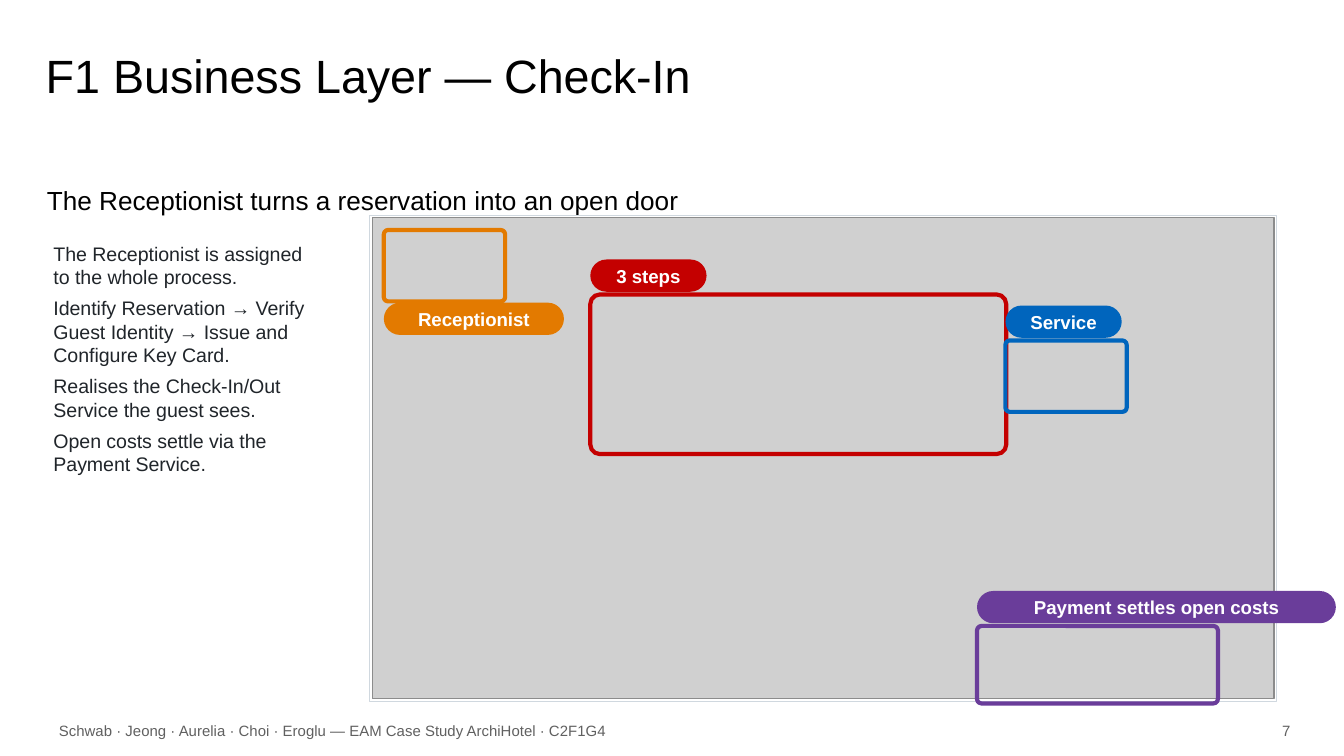
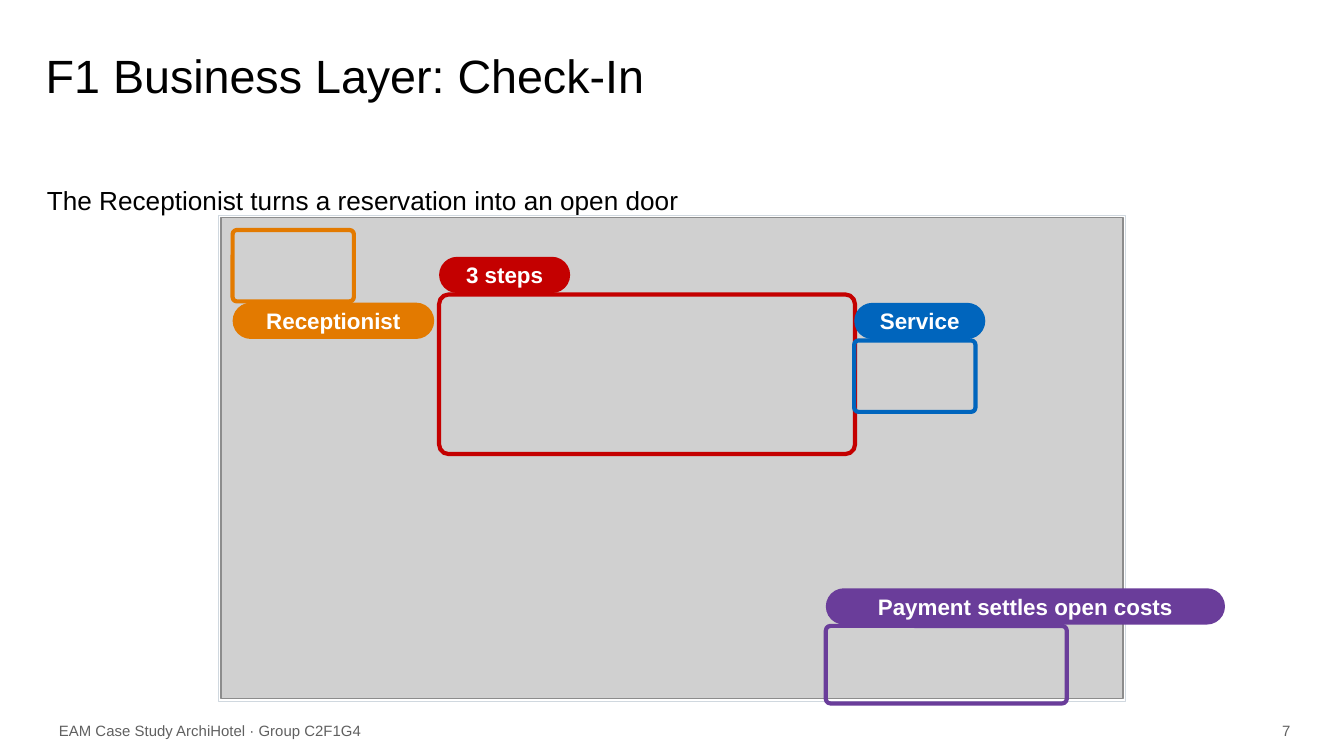
Before and after one commit to KatrinSchw/enterprise-architecture-model, a slide deck: slide 7 of slides/C2F1G4.pptx. Drawn at 1344x756 pixels with LibreOffice and Linux fonts; fonts in the diff are those of the drawing; grey boxes stand for pictures; background and template pictures are left out. Boxes give left, top, right and bottom in pixels: in the first picture for what was removed or moved away, otherwise in the second. Text is boxed around its words. In the diff, an @@ line names an element or a change of style, - is before the commit and + after.

```diff
--- a/slides/C2F1G4.pptx
+++ b/slides/C2F1G4.pptx
@@ title at [46, 59, 644, 102]: text changed @@
-F1 Business Layer — Check-In
+F1 Business Layer: Check-In
@@ text removed at [53, 246, 305, 475] @@
-The Receptionist is assigned to the whole process.
-Identify Reservation → Verify Guest Identity → Issue and Configure Key Card.
-Realises the Check-In/Out Service the guest sees.
-Open costs settle via the Payment Service.
@@ rounded rectangle "3 steps": place and size @@
-rounded rectangle "3 steps" at [590, 259, 706, 292]
+rounded rectangle "3 steps" at [439, 257, 570, 293]
@@ rounded rectangle "Receptionist": place and size @@
-rounded rectangle "Receptionist" at [384, 302, 564, 335]
+rounded rectangle "Receptionist" at [233, 302, 434, 339]
@@ size 10 to 12 pt in 4 elements at [825, 589, 1224, 625], [233, 302, 434, 339], [439, 257, 570, 293], [855, 302, 985, 339] @@
@@ rounded rectangle "Service": place and size @@
-rounded rectangle "Service" at [1005, 305, 1121, 337]
+rounded rectangle "Service" at [855, 302, 985, 339]
@@ rounded rectangle "Payment settles open costs": place and size @@
-rounded rectangle "Payment settles open costs" at [977, 591, 1336, 624]
+rounded rectangle "Payment settles open costs" at [825, 589, 1224, 625]
@@ 4 rounded rectangles, 1 picture, 1 rectangle: place and size @@
-4 rounded rectangles, 1 picture, 1 rectangle at [370, 215, 1277, 704]
+4 rounded rectangles, 1 picture, 1 rectangle at [219, 215, 1126, 704]
@@ text at [59, 725, 361, 739]: text changed @@
-Schwab · Jeong · Aurelia · Choi · Eroglu — EAM Case Study ArchiHotel · C2F1G4
+EAM Case Study ArchiHotel · Group C2F1G4
```
Also in this commit, not shown: 13 other slides changed, 1 slide added, 1 other file.
